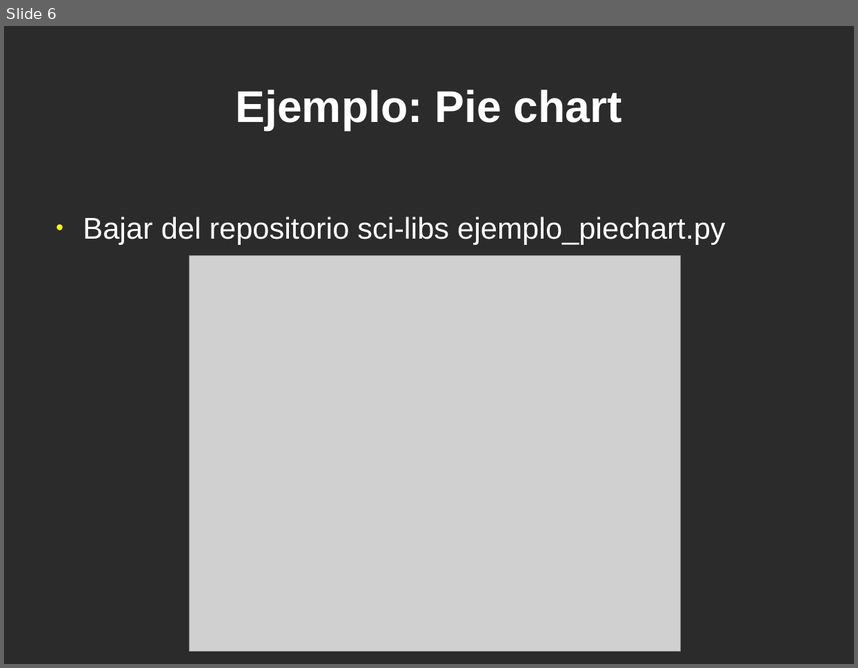
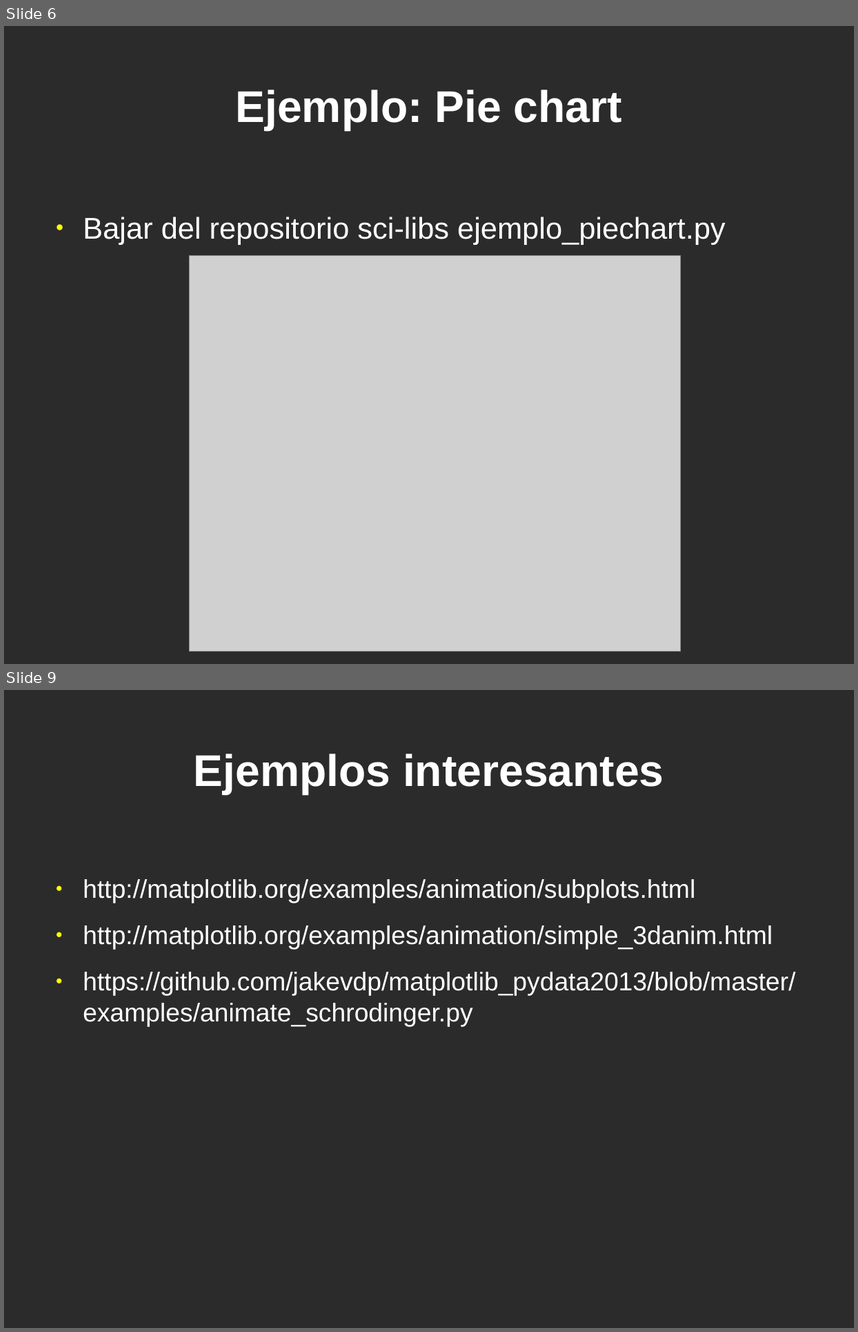
Before and after one commit to jeudy/clases_topicosI2013, a slide deck: 13-Plots-3D-Animacion.odp. Shown one above the other, each under a label of ours: slide 6 before the commit, slides 6 and 9 after it; the slides between them are not shown. The pictures are 858x668 and 858x1332 pixels, drawn with LibreOffice and Linux fonts; fonts in the diff are those of the drawing; grey boxes stand for pictures; background and template pictures are left out; a plain dark background stands for a picture behind light text. Boxes give left, top, right and bottom in pixels: in the first picture for what was removed or moved away, otherwise in the second. Text is boxed around its words. In the diff, an @@ line names an element or a change of style, - is before the commit and + after.

Commit message:
Matplotlib+

```diff
--- a/13-Plots-3D-Animacion.odp
+++ b/13-Plots-3D-Animacion.odp
@@ slide 9 added at (4, 690, 854, 1328), background picture (left out) @@
@@ title added at (194, 753, 664, 794), 41.4 pt, text #FFFFFF, bold @@
+Ejemplos interesantes
@@ text added at (83, 879, 795, 1026), 24 pt, text #FFFFFF @@
+● http://matplotlib.org/examples/animation/subplots.html
+● http://matplotlib.org/examples/animation/simple_3danim.html
+● https://github.com/jakevdp/matplotlib_pydata2013/blob/master/examples/animate_schrodinger.py
```
Also in this commit, not shown: 1 slide changed, 4 other slides added, 2 slides removed, 1 other file.
